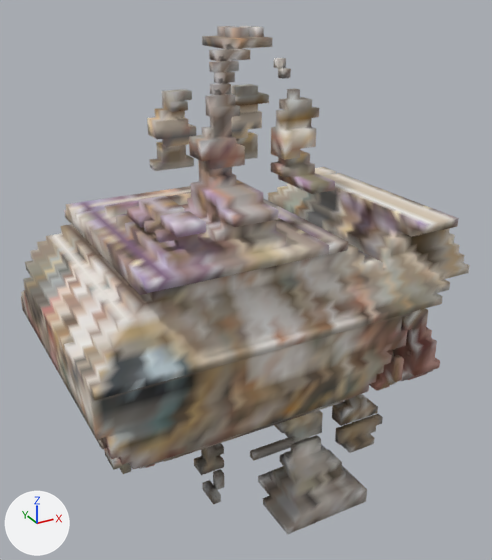
Before and after pictures for a commit that changed the glTF model example/mascotte/test1/generated/sheet5/scans/L4/sheet5_L4.glb.
Camera for both pictures: a 50 mm lens placed at (-1.27, -2.55, 2.31), pointed at (0.08, -0.09, 1.08). Lighting does not change. The marker at lower left points along +X, +Y and +Z. The picture after the commit comes second.

Objects in the first picture: 'BPT_sheet5_L4'.
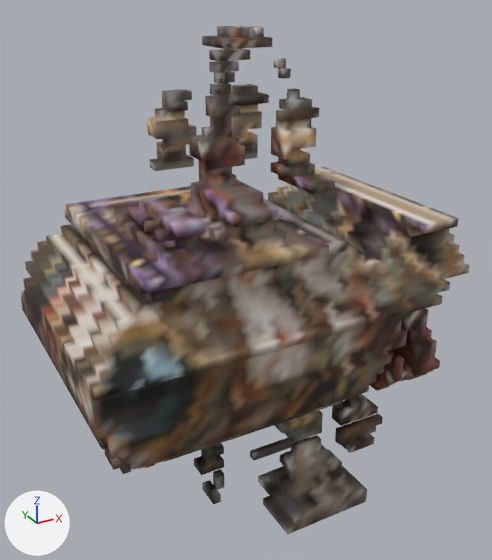
Where the change shows, as pixel boxes (x1, y1, x2, y2) in the pictures (492 x 560 px):
part 1 of me_bpt_sheet5_l4, recoloured
    both: (21, 26, 449, 528)
part 2 of me_bpt_sheet5_l4, recoloured
    both: (31, 25, 470, 534)
part 3 of me_bpt_sheet5_l4, recoloured
    both: (22, 26, 458, 531)
part 4 of me_bpt_sheet5_l4, recoloured
    both: (21, 29, 443, 507)
part 5 of me_bpt_sheet5_l4, recoloured
    both: (22, 27, 452, 532)
part 6 of me_bpt_sheet5_l4, recoloured
    both: (21, 27, 459, 526)

What the commit changed:
me_bpt_sheet5_l4 has 14110 vertices, 28388 faces and spans x -0.81..0.88, y -0.7..0.63, z 0.14..2.14.
me_bpt_sheet5_l4 is used by ob_bpt_sheet5_l4; location (0.0, 0.0, 0.0).
me_bpt_sheet5_l4 part 1: 3390 faces centred in x -0.81..0.88, y -0.7..0.63, z 0.14..2.14 are repainted in the vertex colours; the middle colour goes from grey #b2a699 to brown #746452.
me_bpt_sheet5_l4 part 2: 6285 faces centred in x -0.81..0.88, y -0.7..0.63, z 0.14..2.14 are repainted in the vertex colours; the middle colour goes from light grey #d8cfc6 to beige #afa493.
me_bpt_sheet5_l4 part 3: 4289 faces centred in x -0.81..0.88, y -0.7..0.63, z 0.14..2.14 are repainted in the vertex colours; the middle colour goes from grey #bdb2a8 to brown #837365.
me_bpt_sheet5_l4 part 4: 6963 faces centred in x -0.81..0.88, y -0.7..0.63, z 0.14..2.12 are repainted in the vertex colours; the middle colour goes from brown #8c7c6b to brown #443527.
me_bpt_sheet5_l4 part 5: 4341 faces centred in x -0.81..0.88, y -0.7..0.63, z 0.14..2.14 are repainted in the vertex colours; the middle colour goes from beige #ad9582 to brown #6d503b.
me_bpt_sheet5_l4 part 6: 2753 faces centred in x -0.81..0.88, y -0.7..0.63, z 0.14..2.13 are repainted in the vertex colours; the middle colour goes from grey #9f948a to brown #5b4e42.
